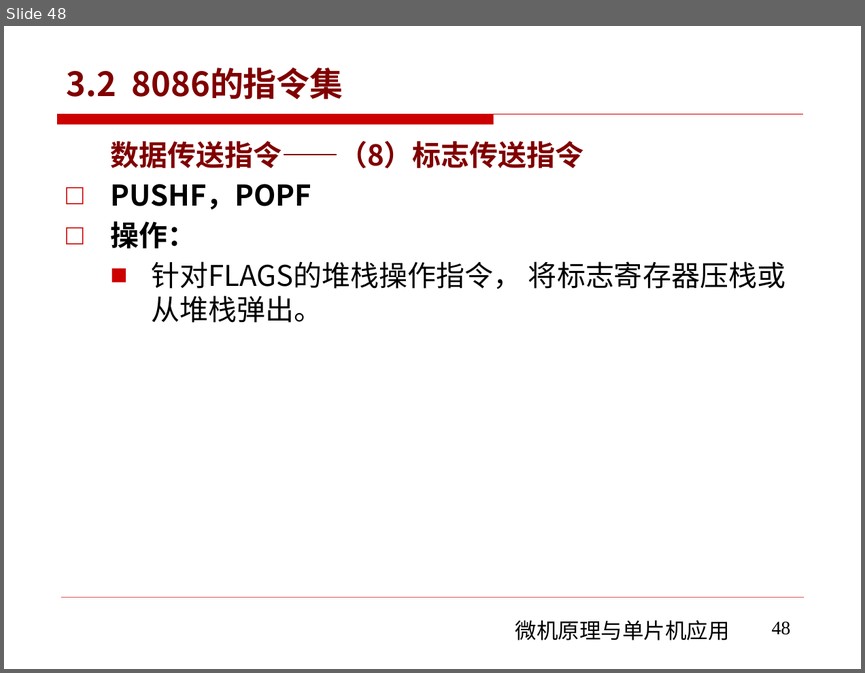
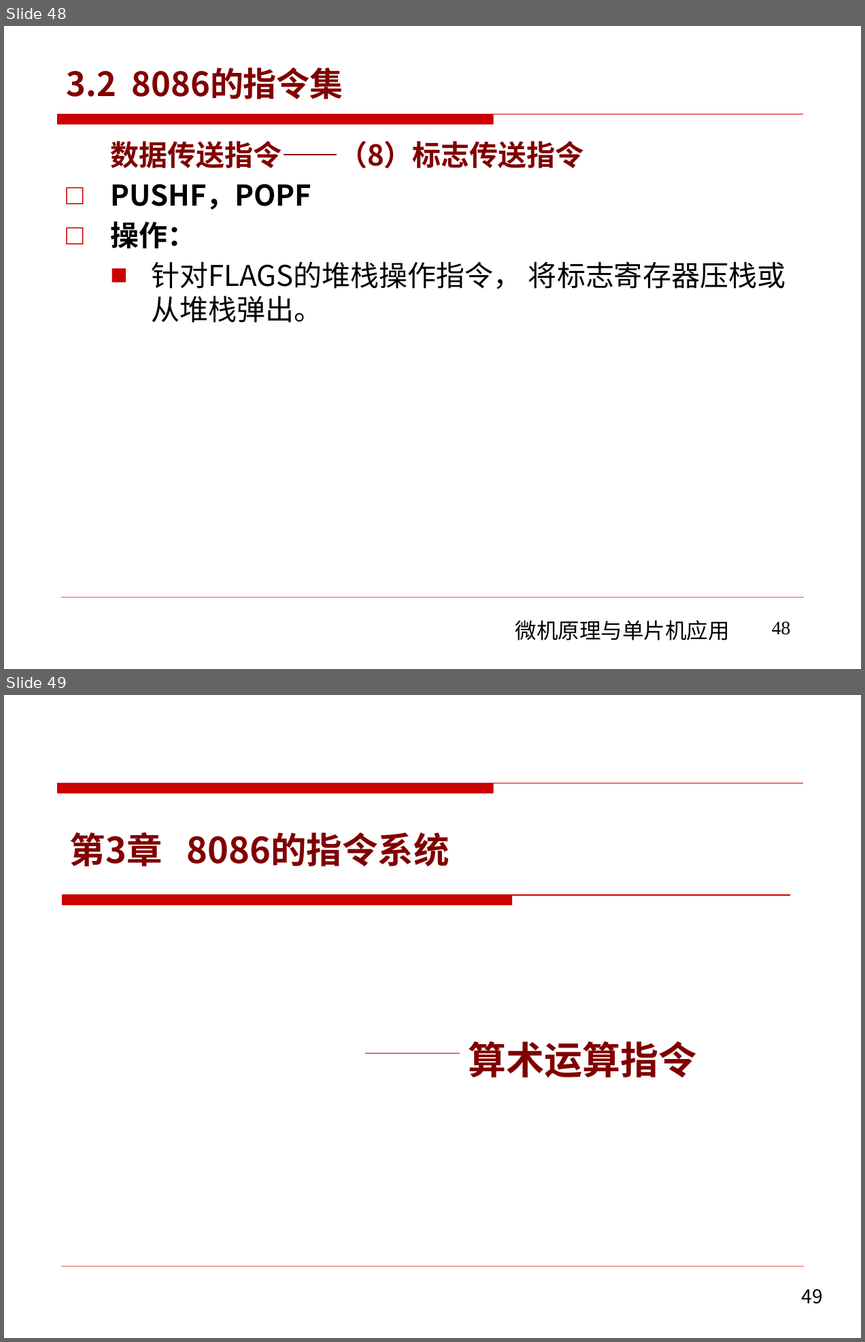
Before and after one commit to rshouc/Microcomputer, a slide deck: PPT/The Principle of Microcomputer/第三章 微机原理（8086的指令系统-指令集).pptx. Shown one above the other, each under a label of ours: slide 48 before the commit, slides 48 and 49 after it. The pictures are 865x673 and 865x1342 pixels, drawn with LibreOffice and Linux fonts; fonts in the diff are those of the drawing; background and template pictures are left out. Boxes give left, top, right and bottom in pixels: in the first picture for what was removed or moved away, otherwise in the second. Text is boxed around its words. In the diff, an @@ line names an element or a change of style, - is before the commit and + after.

```diff
--- a/PPT/The Principle of Microcomputer/第三章 微机原理（8086的指令系统-指令集).pptx
+++ b/PPT/The Principle of Microcomputer/第三章 微机原理（8086的指令系统-指令集).pptx
@@ slide 49 added at [4, 695, 861, 1338], background #FFFFFF; not listed: 2 template elements that a slide beside it also shows @@
@@ title added at [70, 832, 449, 866], 30 pt, text #800000, bold @@
+第3章 8086的指令系统
@@ freeform shape added at [62, 895, 791, 905], fill #CC0000, outline #CC0000 0.75 pt @@
@@ subtitle added at [468, 1041, 696, 1078], 32 pt, text #800000, bold @@
+算术运算指令
@@ line added from (364, 1053) to (459, 1053), #B50000 0.75 pt @@
@@ page number added at [802, 1289, 823, 1304], 16 pt, text #000000 @@
+49
```
Also in this commit, not shown: 111 other slides added.
